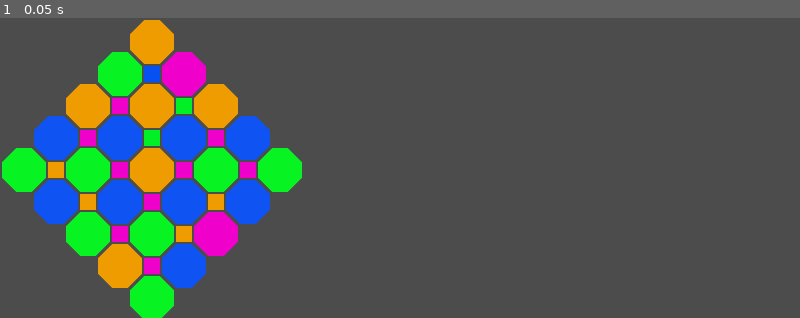
Above: before the commit, frame 1.
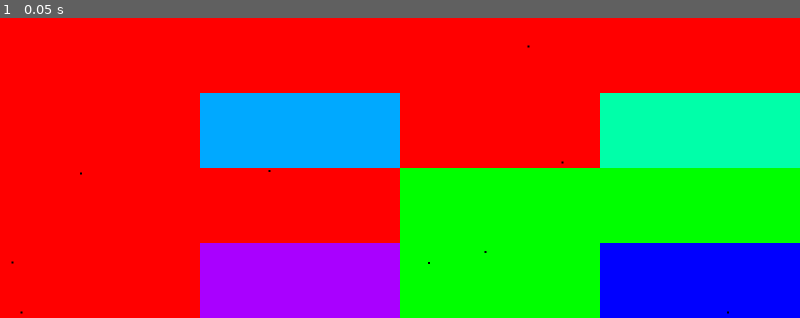
Above: after the commit, the same moment.

Repository: Pe3Hu/hapori
Game: Godot game, scene res://arena/arena.tscn
Same seed, same stepped clock (60 frames per second), same inputs: the game is played once before the commit and once after it. Before the commit the project starts from res://main/main.tscn.
Inputs:
- Up to frame 1 (0.05 s): no input

The runs differ from the first frame. In frame 1, 100% of the frame differs, in the area x 0-100%, y 0-100%.

Commit message:
version 0.14
1. quad tree added

Diff:
--- /dev/null
+++ b/arena/arena.tscn
@@ -0,0 +1,10 @@
+[gd_scene load_steps=2 format=2]
+
+[ext_resource path="res://arena/init_arena.gd" type="Script" id=1]
+
+[node name="arena" type="Node2D"]
+script = ExtResource( 1 )
+
+[node name="camera" type="Camera2D" parent="."]
+
+[node name="Sprite" type="Sprite" parent="."]
--- /dev/null
+++ b/arena/init_arena.gd
@@ -0,0 +1,47 @@
+extends Node2D
+
+
+var width = ProjectSettings.get_setting("display/window/size/width")
+var height = ProjectSettings.get_setting("display/window/size/height")
+var qtree
+
+func _ready():
+	$camera.position = Vector2(width/2, height/2)
+	var texture = ImageTexture.new()
+	var image = Image.new()
+	image.load("res://assets/arena/black.png")
+	texture.create_from_image(image)
+
+	var n = 3
+	var boundary = Arena.Rectangle.new(0, 0, width, height)
+	qtree = Arena.QuadTree.new(boundary, 4)
+
+	for _i in n:
+		for _j in n:
+
+			Global.rng.randomize()
+			var x = Global.rng.randi_range(0, width)
+			Global.rng.randomize()
+			var y = Global.rng.randi_range(0, height)
+			var s = Sprite.new()
+			s.texture = texture
+			s.offset = Vector2(x,y)
+			add_child(s)
+			var p = Arena.Point.new(x, y)
+			qtree.insert(p)
+
+	_draw()
+
+func _draw():
+	var color
+	var rects = []
+	qtree.show(rects)
+	print(rects.size())
+
+	for _i in rects.size():
+		Global.rng.randomize()
+		var r = Global.rng.randi_range(0, 0.1)
+		var h = float(_i+r)/float(rects.size())
+		var rect = rects[_i]
+		color = Color.from_hsv(h,1,1)
+		draw_rect(rect,color)
--- /dev/null
+++ b/main/arena.gd
@@ -0,0 +1,109 @@
+extends Node2D
+
+
+class Point:
+	var x
+	var y
+
+	func _init(x_,y_):
+		x = x_
+		y = y_
+
+class Rectangle:
+	var x
+	var y
+	var w
+	var h
+
+	func _init(x_,y_,w_,h_):
+		x = x_
+		y = y_
+		w = w_
+		h = h_
+
+	func contains(point):
+		return  point.x >= x-w && point.x < x+w && point.y >= y-h && point.y < y+h
+
+
+	func intersects(range_):
+		return !(
+			range_.x-range_.w>x+w ||
+			range_.x+range_.w<x-w ||
+			range_.y-range_.h>y+h ||
+			range_.y+range_.h<y-h
+		)
+
+class QuadTree:
+	var boundary
+	var capacity
+	var points = []
+	var divided = false
+	var childs = {}
+
+	func _init(boundary_,capacity_):
+		boundary = boundary_
+		capacity = capacity_
+
+	func subdivide():
+		var x = boundary.x
+		var y = boundary.y
+		var w = boundary.w
+		var h = boundary.h
+
+		var ne = Arena.Rectangle.new(x+w/2_,y-h/2_,w/2_,h/2)
+		childs.northeast = Arena.QuadTree.new(ne,capacity)
+		var nw = Arena.Rectangle.new(x-w/2_,y-h/2_,w/2_,h/2)
+		childs.northwest = Arena.QuadTree.new(nw,capacity)
+		var se = Arena.Rectangle.new(x+w/2_,y+h/2_,w/2_,h/2)
+		childs.southeast = Arena.QuadTree.new(se,capacity)
+		var sw = Arena.Rectangle.new(x-w/2_,y+h/2_,w/2_,h/2)
+		childs.southwest = Arena.QuadTree.new(sw,capacity)
+		divided = true
+
+	func insert(point):
+		if !boundary.contains(point):
+			return  false
+		if points.size() < capacity:
+			points.append(point)
+			return true
+		else:
+			if !divided:
+				subdivide()
+		if childs.northeast.insert(point):
+			return true
+		elif childs.northwest.insert(point):
+			return true
+		elif childs.southeast.insert(point):
+			return true
+		elif childs.southwest.insert(point):
+			return true
+
+	func query(range_,found_):
+		var found = found_
+
+		if !found_:
+			found = []
+
+		if !boundary.intersects(range_):
+			return
+		else:
+			for point in points:
+				if range_.contains(point):
+					found.append(point)
+
+		if divided:
+			childs.northwest.query(range_,found)
+			childs.northeast.query(range_,found)
+			childs.southwest.query(range_,found)
+			childs.southeast.query(range_,found)
+		return found
+
+	func show(rects):
+		var rect = Rect2(Vector2(boundary.x,boundary.y),Vector2(boundary.w,boundary.h))
+		rects.append(rect)
+
+		if divided:
+			childs.northeast.show(rects)
+			childs.northwest.show(rects)
+			childs.southeast.show(rects)
+			childs.southwest.show(rects)
--- a/main/main.tscn
+++ b/main/main.tscn
@@ -1,6 +1,7 @@
-[gd_scene load_steps=3 format=2]
+[gd_scene load_steps=4 format=2]
 
 [ext_resource path="res://main/main.gd" type="Script" id=1]
+[ext_resource path="res://maze/maze_isometric.tscn" type="PackedScene" id=2]
 [ext_resource path="res://reactor/reactor.tscn" type="PackedScene" id=3]
 
 [node name="main" type="Control"]
@@ -11,4 +12,7 @@
 "_edit_use_anchors_": false
 }
 
+[node name="maze" parent="." instance=ExtResource( 2 )]
+visible = false
+
 [node name="reactor" parent="." instance=ExtResource( 3 )]
--- a/maze/maze_isometric.tscn
+++ b/maze/maze_isometric.tscn
@@ -1,8 +1,7 @@
-[gd_scene load_steps=4 format=2]
+[gd_scene load_steps=3 format=2]
 
 [ext_resource path="res://maze/init_maze.gd" type="Script" id=1]
 [ext_resource path="res://maze/iso_tiles.tres" type="TileSet" id=2]
-[ext_resource path="res://maze/tile_map.gd" type="Script" id=3]
 
 [node name="maze" type="Node2D"]
 script = ExtResource( 1 )
@@ -13,9 +12,6 @@
 cell_size = Vector2( 100, 50 )
 cell_custom_transform = Transform2D( 1, 0, 0, 1, 0, 0 )
 format = 1
-script = ExtResource( 3 )
 
 [node name="camera" type="Camera2D" parent="."]
 current = true
-drag_margin_h_enabled = true
-drag_margin_v_enabled = true
--- a/maze/tile_map.gd
+++ /dev/null
@@ -1,11 +0,0 @@
-extends TileMap
-
-
-
-#func _unhandled_input(event):
-#	if event is InputEventMouseButton:
-#		if event.button_index == BUTTON_LEFT and event.pressed:
-#			var vec = event.position.rotated(deg2rad(-45))
-#			var clicked_cell = Global.maze.map.world_to_map(vec)
-#			var index = Global.maze.convert_grid(clicked_cell)
-#			print(event.position,vec,index,clicked_cell, Global.maze.cells[index].neighbors)
--- a/project.godot
+++ b/project.godot
@@ -11,7 +11,7 @@
 [application]
 
 config/name="Hapori"
-run/main_scene="res://main/main.tscn"
+run/main_scene="res://arena/arena.tscn"
 config/icon="res://assets/icon.png"
 
 [autoload]
@@ -22,6 +22,7 @@
 Maze="*res://main/maze.gd"
 Loot="*res://main/loot.gd"
 Reactor="*res://reactor/reactor.gd"
+Arena="*res://main/arena.gd"
 
 [display]
 
--- a/reactor/init_reactor.gd
+++ b/reactor/init_reactor.gd
@@ -1,7 +1,9 @@
 extends Node2D
 
 onready var map = $map
+
 var a :int = 9
+var size = 64
 var width  = a  # width of map (in tiles)
 var height = a # height of map (in tiles)
 var center
@@ -28,7 +30,7 @@
 
 func _ready():
 	center = ceil(height / 2)
-
+	$camera.position = map.map_to_world(Vector2(center,center))
 	init_sectors()
 
 func init_sectors():
--- a/reactor/reactor.tscn
+++ b/reactor/reactor.tscn
@@ -13,3 +13,4 @@
 format = 1
 
 [node name="camera" type="Camera2D" parent="."]
+current = true
Binary file added: assets/arena/black.png
Not shown, added: assets/arena/black.png.import
Binary file added: assets/arena/green.png
Not shown, added: assets/arena/green.png.import
Binary file added: assets/arena/red.png
Not shown, added: assets/arena/red.png.import
Binary file added: assets/arena/white.png
Not shown, added: assets/arena/white.png.import
